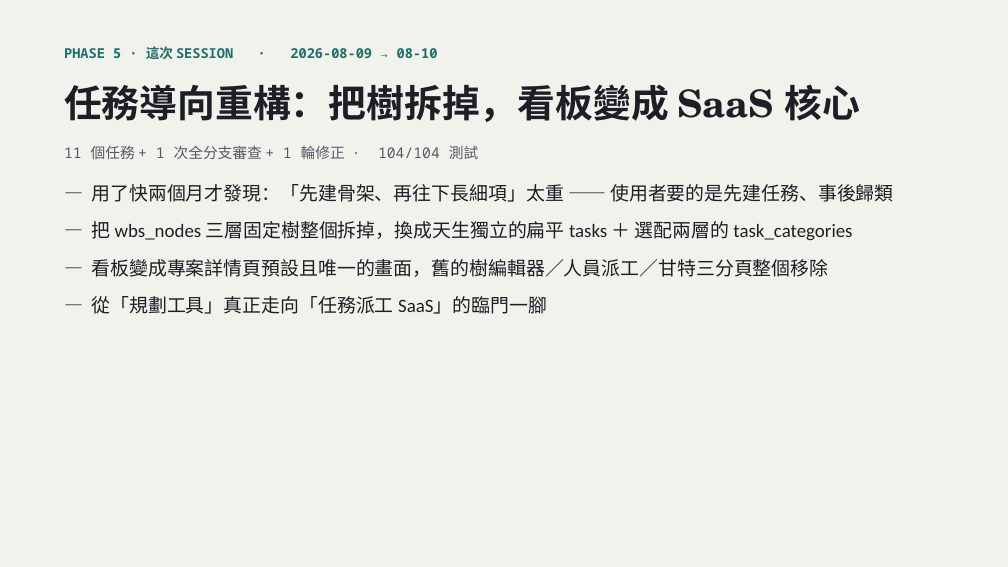
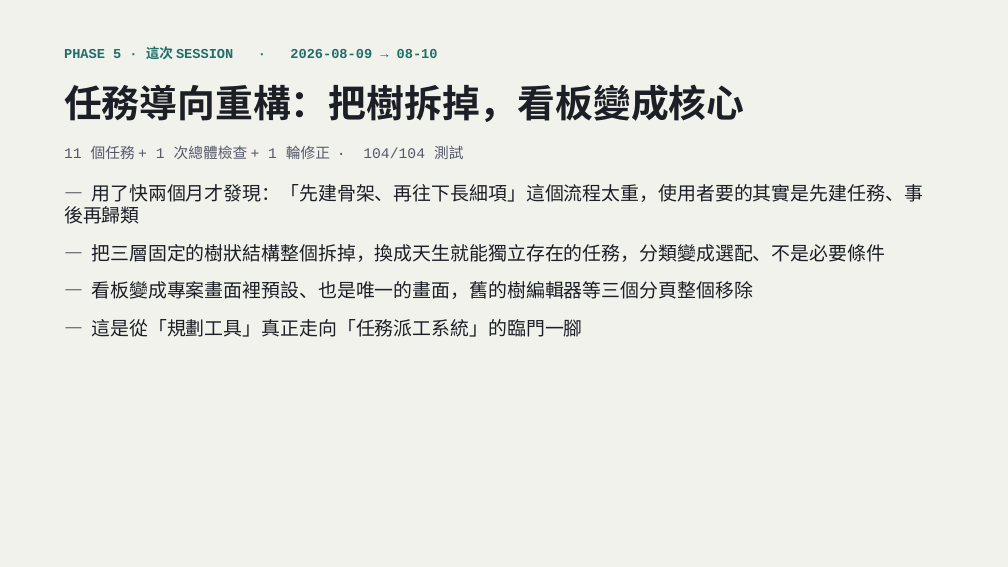
Before and after one commit to LinGaOscar/Spring-MissionBoard, a slide deck: slide 15 of docs/從HTML到SaaS_AI開發技巧回顧.pptx (slide 11 before the commit). Drawn at 1008x567 pixels with LibreOffice and Linux fonts; fonts in the diff are those of the drawing. Boxes give left, top, right and bottom in pixels: in the first picture for what was removed or moved away, otherwise in the second. Text is boxed around its words. In the diff, an @@ line names an element or a change of style, - is before the commit and + after.

```diff
--- a/docs/從HTML到SaaS_AI開發技巧回顧.pptx
+++ b/docs/從HTML到SaaS_AI開發技巧回顧.pptx
@@ text "PHASE 5 · 這次 SESSION ..." at [64,46,438,59]: font Noto Sans Mono to Courier New @@
@@ text at [64,84,744,122]: text changed @@
-任務導向重構：把樹拆掉，看板變成 SaaS 核心
+任務導向重構：把樹拆掉，看板變成核心
@@ text at [64,145,463,159]: text changed; font Noto Sans Mono to Courier New @@
-11 個任務 + 1 次全分支審查 + 1 輪修正 · 104/104 測試
+11 個任務 + 1 次總體檢查 + 1 輪修正 · 104/104 測試
@@ text at [64,184,923,337]: text changed; font Calibri to Arial @@
-— 用了快兩個月才發現：「先建骨架、再往下長細項」太重 —— 使用者要的是先建任務、事後歸類
-— 把 wbs_nodes 三層固定樹整個拆掉，換成天生獨立的扁平 tasks ＋ 選配兩層的 task_categories
-— 看板變成專案詳情頁預設且唯一的畫面，舊的樹編輯器／人員派工／甘特三分頁整個移除
-— 從「規劃工具」真正走向「任務派工 SaaS」的臨門一腳
+— 用了快兩個月才發現：「先建骨架、再往下長細項」這個流程太重，使用者要的其實是先建任務、事後再歸類
+— 把三層固定的樹狀結構整個拆掉，換成天生就能獨立存在的任務，分類變成選配、不是必要條件
+— 看板變成專案畫面裡預設、也是唯一的畫面，舊的樹編輯器等三個分頁整個移除
+— 這是從「規劃工具」真正走向「任務派工系統」的臨門一腳
```
Also in this commit, not shown: 17 other slides changed, 10 slides added.
